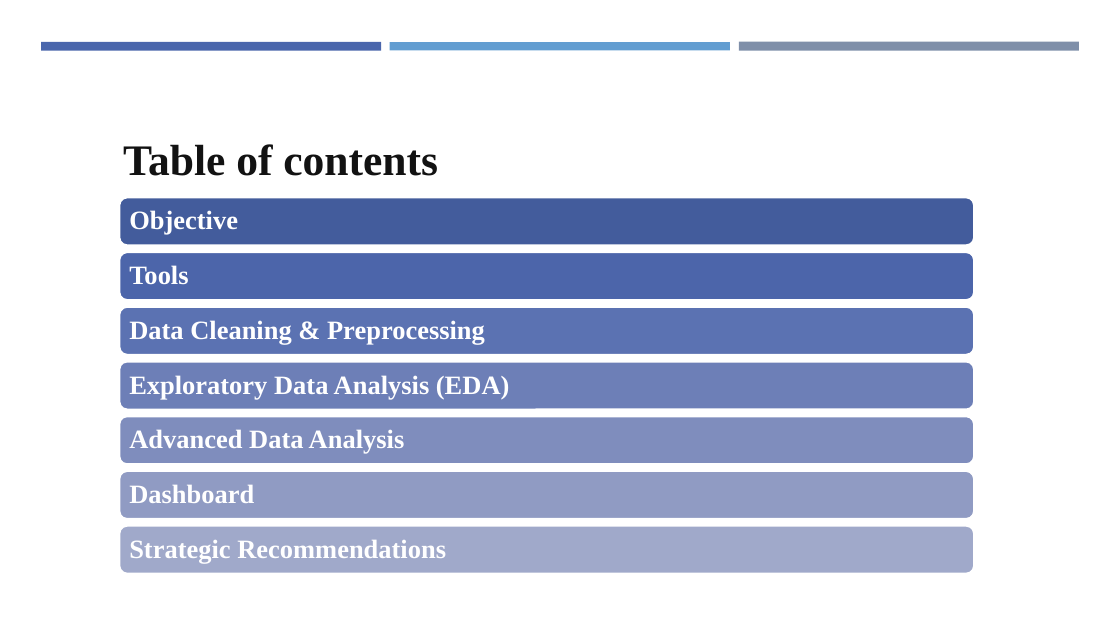
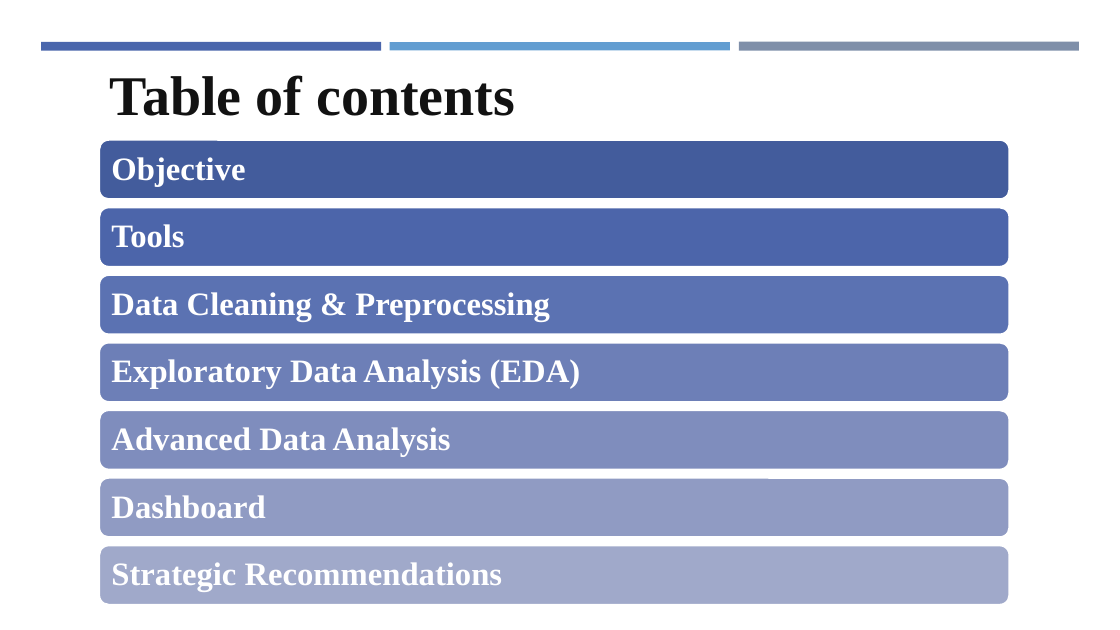
Before and after one commit to kouakoua1/Hospital-Analysis, a slide deck: slide 3 of 5 - Hospital Data Analysis report - Presentation.pptx. Drawn at 1120x630 pixels with LibreOffice and Linux fonts; fonts in the diff are those of the drawing. Boxes give left, top, right and bottom in pixels: in the first picture for what was removed or moved away, otherwise in the second. Text is boxed around its words. In the diff, an @@ line names an element or a change of style, - is before the commit and + after.

```diff
--- a/5 - Hospital Data Analysis report - Presentation.pptx
+++ b/5 - Hospital Data Analysis report - Presentation.pptx
@@ text "Table of contents": place and size @@
-text "Table of contents" at (123,144,438,176)
+text "Table of contents" at (110,75,515,116)
@@ text "Table of contents" at (110,75,515,116): size 28 to 36 pt @@
@@ rounded rectangle: place and size @@
-rounded rectangle at (119,197,974,246)
+rounded rectangle at (99,140,1009,200)
@@ size 17 to 21 pt; more space between paragraphs in 7 elements at (111,427,451,456), (111,495,265,518), (111,359,581,389), (111,562,503,592), (111,292,550,321), (111,224,184,248), (111,157,245,186) @@
@@ text "Objective": place and size @@
-text "Objective" at (129,210,238,235)
+text "Objective" at (111,157,245,186)
@@ rounded rectangle: place and size @@
-rounded rectangle at (119,252,974,301)
+rounded rectangle at (99,207,1009,268)
@@ text "Tools": place and size @@
-text "Tools" at (129,265,188,284)
+text "Tools" at (111,224,184,248)
@@ rounded rectangle: place and size @@
-rounded rectangle at (119,307,974,356)
+rounded rectangle at (99,274,1009,335)
@@ text "Data Cleaning & Preprocessing": place and size @@
-text "Data Cleaning & Preprocessing" at (129,320,485,345)
+text "Data Cleaning & Preprocessing" at (111,292,550,321)
@@ rounded rectangle: place and size @@
-rounded rectangle at (119,361,974,410)
+rounded rectangle at (99,343,1009,403)
@@ text "Exploratory Data Analysis (EDA)": place and size @@
-text "Exploratory Data Analysis (EDA)" at (129,375,510,400)
+text "Exploratory Data Analysis (EDA)" at (111,359,581,389)
@@ rounded rectangle: place and size @@
-rounded rectangle at (119,416,974,465)
+rounded rectangle at (99,410,1009,470)
@@ text "Advanced Data Analysis": place and size @@
-text "Advanced Data Analysis" at (129,429,405,454)
+text "Advanced Data Analysis" at (111,427,451,456)
@@ rounded rectangle: place and size @@
-rounded rectangle at (119,470,974,520)
+rounded rectangle at (99,477,1009,538)
@@ text "Dashboard": place and size @@
-text "Dashboard" at (129,485,254,503)
+text "Dashboard" at (111,495,265,518)
@@ rounded rectangle: place and size @@
-rounded rectangle at (119,525,974,575)
+rounded rectangle at (99,545,1009,606)
@@ text "Strategic Recommendations": place and size @@
-text "Strategic Recommendations" at (129,540,446,564)
+text "Strategic Recommendations" at (111,562,503,592)
```
Also in this commit, not shown: 18 other slides changed, 5 slides added, 21 slides removed.
